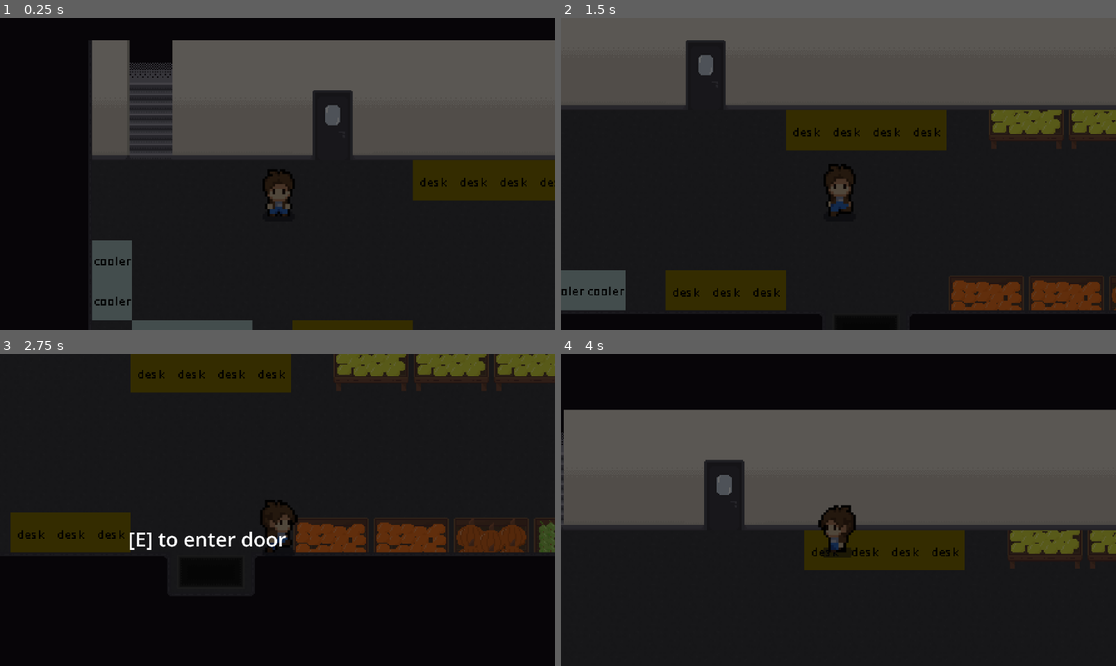
Above: before the commit, frames 1-4 (two rows, left to right).
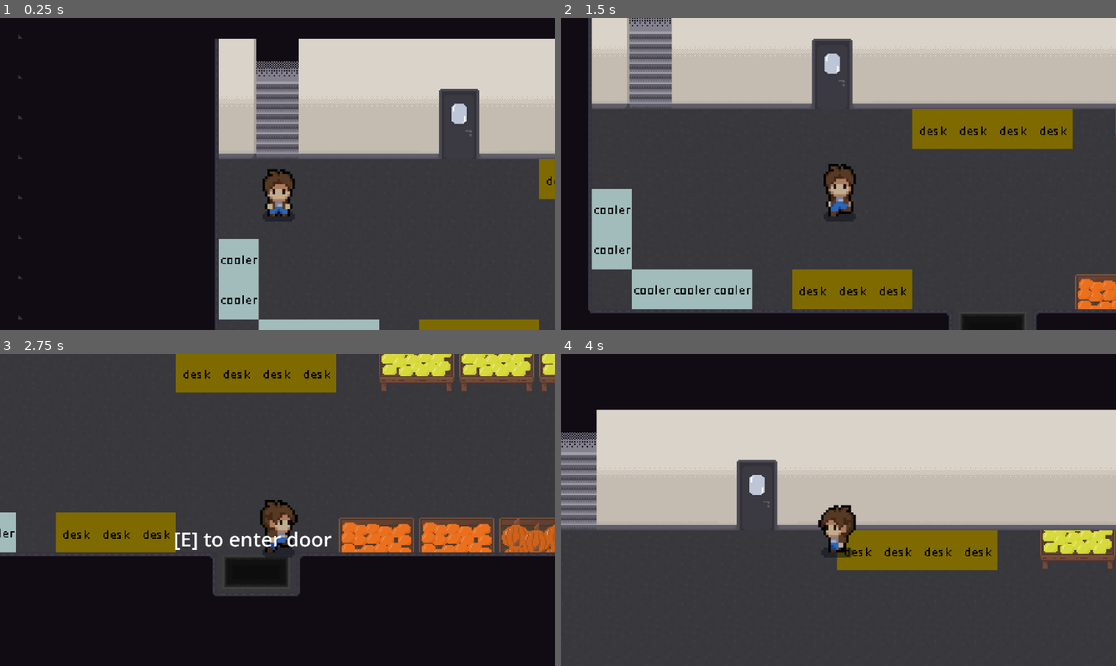
Above: after the commit, the same moments.

Repository: gogilbert/Clocking-out
Game: Godot game, scene res://scenes/back_room.tscn
Two runs of this game, one before a commit and one after it. Both use one fixed random seed, a clock stepped at 60 frames per second and the inputs below. This scene is started directly instead of the project's main scene.
Inputs:
- Up to frame 1 (0.25 s): no input
- Up to frame 2 (1.5 s): tap Enter (advance_dialog) at 0.5 s; hold Right (ui_right) 0.53-1.28 s; hold Enter (advance_dialog) 0.53-1.28 s; hold Down (ui_down) from 1.28 s (still down); tap E (interact) at 1.35 s
- Up to frame 3 (2.75 s): release Down (ui_down) at 2.03 s; hold Right (ui_right) from 2.03 s (still down); hold Enter (advance_dialog) from 2.03 s (still down)
- Up to frame 4 (4 s): release Right (ui_right) at 2.78 s; release Enter (advance_dialog) at 2.78 s; hold Up (ui_up) 2.78-3.53 s; tap E (interact) at 2.85 s; hold Left (ui_left) from 3.53 s (still down); hold Enter (advance_dialog) from 3.53 s (still down)

The runs differ from the first frame. In frame 1, 65% of the frame differs, in the area x 3-100%, y 5-100%; in frame 2, 90%, in the area x 0-100%, y 0-100%; in frame 3, 65%; in frame 4, 81%.

Commit message:
Changed the stair position

Diff:
--- a/scenes/back_room.tscn
+++ b/scenes/back_room.tscn
@@ -235,7 +235,7 @@
 
 [node name="Player" parent="." instance=ExtResource("2_3kc8a")]
 z_index = 1
-position = Vector2(148, 75)
+position = Vector2(47, 76)
 
 [node name="DoorLInteract" parent="." instance=ExtResource("4_jm8m2")]
 z_index = 4
@@ -275,6 +275,7 @@
 autoplay = true
 
 [node name="DarkerTint" type="ColorRect" parent="."]
+visible = false
 z_index = 2
 offset_left = 1456.0
 offset_top = 546.0
--- a/scripts/back_room.gd
+++ b/scripts/back_room.gd
@@ -25,8 +25,8 @@
 			$Player.position.x = 769
 			$Player.position.y = 184
 		"stairs":
-			$Player.position.x = 148
-			$Player.position.y = 75
+			$Player.position.x = 47
+			$Player.position.y = 76
 
 
 func _on_interact_doorL():
